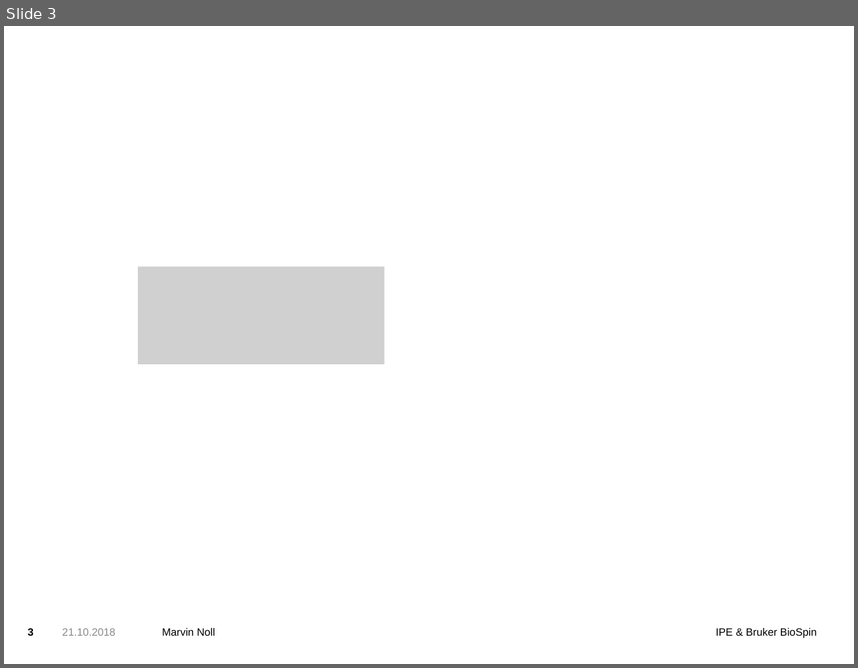
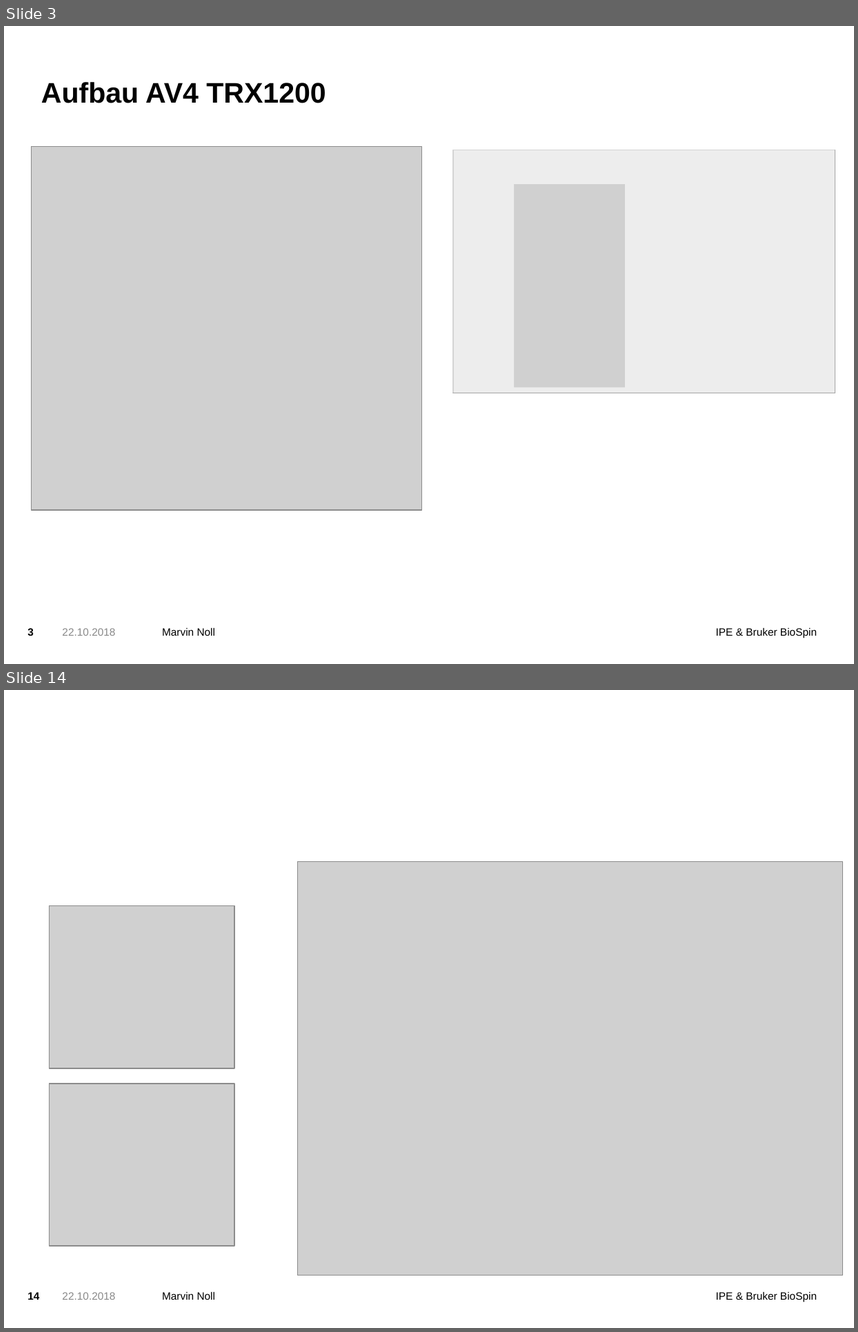
Before and after one commit to youcann/BrukerBachelorarbeit, a slide deck: Vortrag/Bruker_BaVortrag.pptx. Shown one above the other, each under a label of ours: slide 3 before the commit, slides 3 and 14 after it; the slides between them are not shown. The pictures are 858x668 and 858x1332 pixels, drawn with LibreOffice and Linux fonts; fonts in the diff are those of the drawing; grey boxes stand for pictures; background and template pictures are left out. Boxes give left, top, right and bottom in pixels: in the first picture for what was removed or moved away, otherwise in the second. Text is boxed around its words. In the diff, an @@ line names an element or a change of style, - is before the commit and + after.

```diff
--- a/Vortrag/Bruker_BaVortrag.pptx
+++ b/Vortrag/Bruker_BaVortrag.pptx
@@ slide 14 added at (4, 690, 854, 1328), background picture (left out); not listed: 2 template elements that a slide beside it also shows @@
@@ picture added at (297, 862, 842, 1275) @@
@@ picture added at (49, 906, 234, 1068) @@
@@ picture added at (49, 1083, 234, 1246) @@
@@ page number added at (27, 1292, 39, 1299), 9 pt, text #000000, bold @@
+14
@@ text added at (62, 1292, 115, 1299), 9 pt, text #898989 @@
+22.10.2018
@@ slide 3 changed as well @@
@@ title added at (41, 82, 326, 103), 24 pt, text #000000, bold @@
+Aufbau AV4 TRX1200
@@ picture added at (31, 147, 421, 510) @@
@@ freeform shape added at (447, 147, 835, 393), fill #FFFFFF at 63% opacity @@
@@ picture added at (452, 150, 835, 393) @@
@@ picture removed at (139, 267, 385, 364) @@
@@ text at (62, 628, 115, 635): text changed @@
-21.10.2018
+22.10.2018
```
Also in this commit, not shown: 11 other slides added, 1 slide removed.
